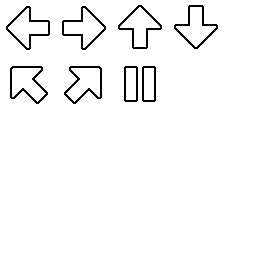
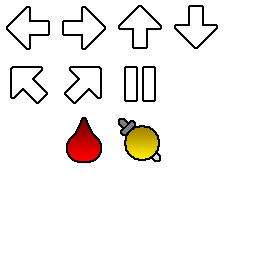
Before/after of a (256, 256) layered artwork. What changed in the layer stack:
added layer "레이어 2" above "mask_arrow_right" over [120, 120, 159, 160]
added layer "레이어 1" above "border" over [68, 119, 100, 161]
painted on "border" over [66, 117, 161, 163]
